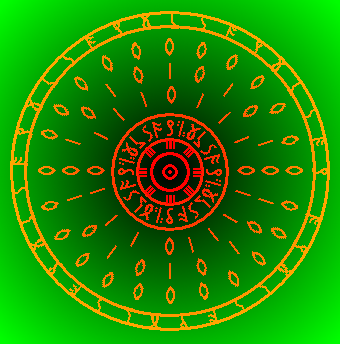
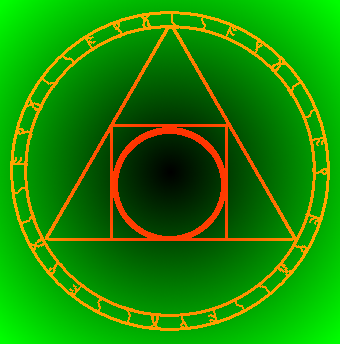
Two versions of the same layered image (w=340, h=344). Layer-by-layer changes:
added layer "EoE" above "Pasted Layer copy" over 14, 15, 327, 331
hid "Pasted Layer copy" over 14, 15, 327, 331
